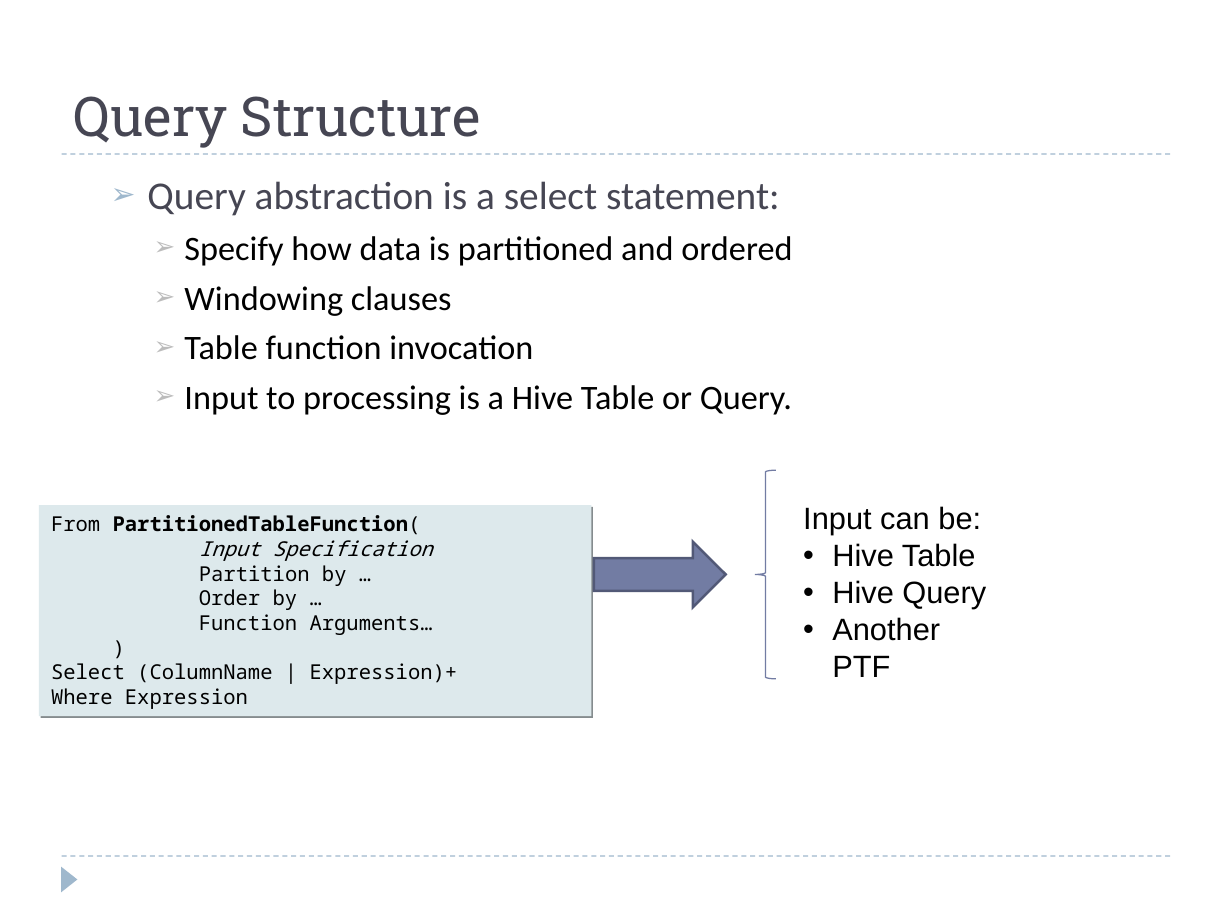
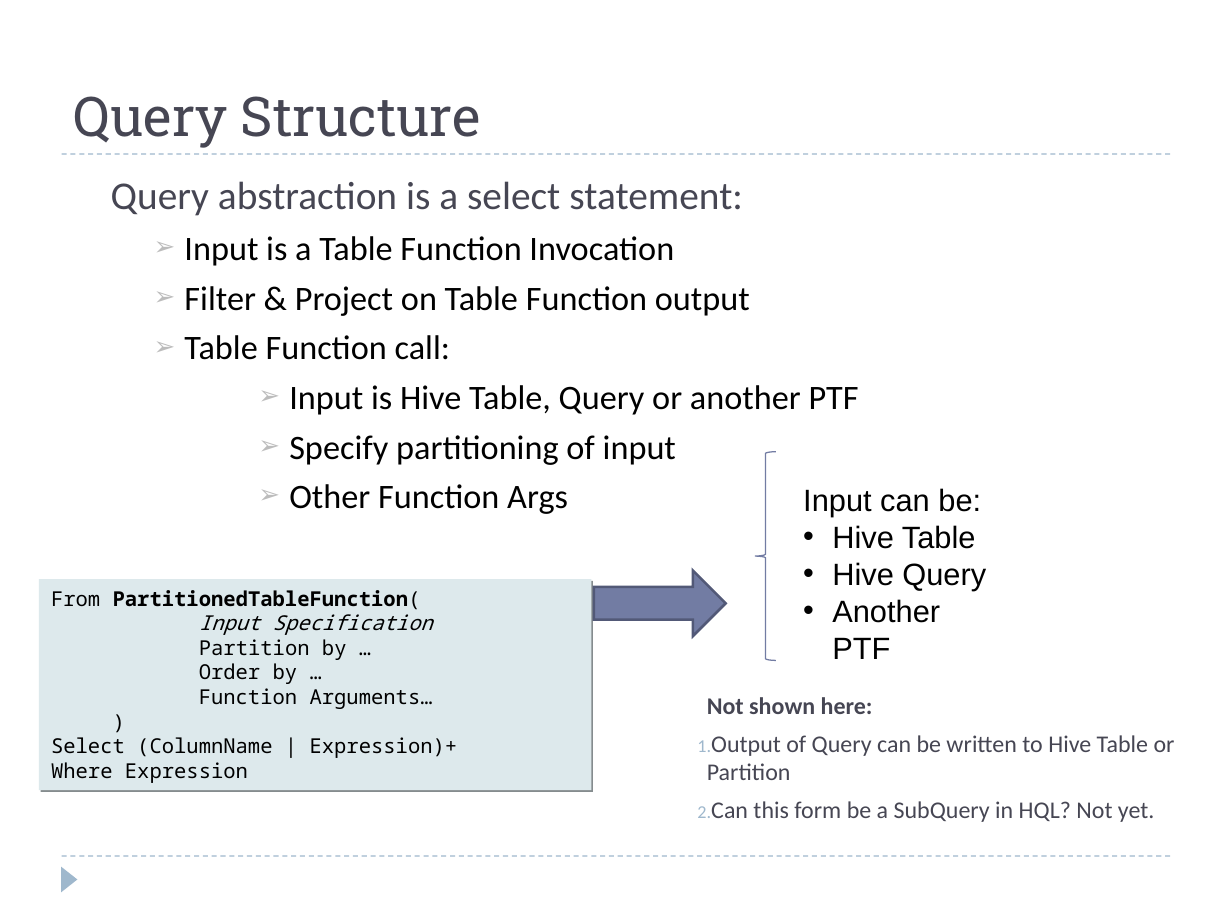
Before and after one commit to hbutani/SQLWindowing, a slide deck: slide 11 of docs/SQW.ppt. Drawn at 1232x924 pixels with LibreOffice and Linux fonts; fonts in the diff are those of the drawing. Boxes give left, top, right and bottom in pixels: in the first picture for what was removed or moved away, otherwise in the second. Text is boxed around its words. In the diff, an @@ line names an element or a change of style, - is before the commit and + after.

```diff
--- a/docs/SQW.ppt
+++ b/docs/SQW.ppt
@@ text at <box>111,181,743,216</box>: bullet ➢ to none @@
@@ text at <box>184,236,859,514</box>: text changed @@
-    ➢ Specify how data is partitioned and ordered
-    ➢ Windowing clauses
-    ➢ Table function invocation
-    ➢ Input to processing is a Hive Table or Query.
+    ➢ Input is a Table Function Invocation
+    ➢ Filter & Project on Table Function output
+    ➢ Table Function call:
+      ➢ Input is Hive Table, Query or another PTF
+      ➢ Specify partitioning of input
+      ➢ Other Function Args
@@ freeform shape: place and size @@
-freeform shape at <box>755,471,776,679</box>
+freeform shape at <box>755,452,776,660</box>
@@ text "Input can be:": place and size @@
-text "Input can be:" at <box>803,506,986,677</box>
+text "Input can be:" at <box>803,488,986,659</box>
@@ rectangle "From PartitionedTableFunction(": place and size @@
-rectangle "From PartitionedTableFunction(" at <box>39,505,591,716</box>
+rectangle "From PartitionedTableFunction(" at <box>39,579,591,790</box>
@@ right arrow: place and size @@
-right arrow at <box>594,542,726,607</box>
+right arrow at <box>594,570,726,636</box>
@@ text added at <box>707,697,1175,822</box>, 14 pt, text #464653 @@
+Not shown here:
+1. Output of Query can be written to Hive Table or Partition
+2. Can this form be a SubQuery in HQL? Not yet.
```
Also in this commit, not shown: 16 other slides changed, 5 slides added.
